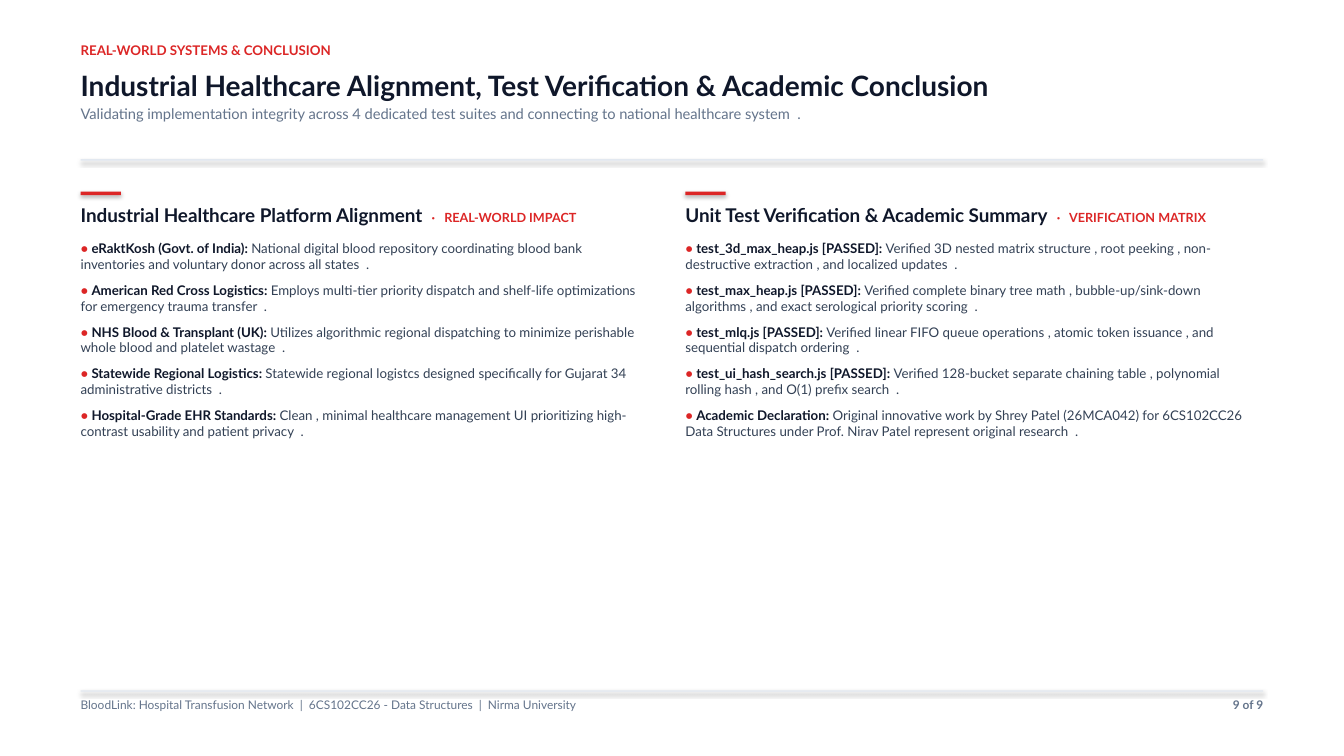
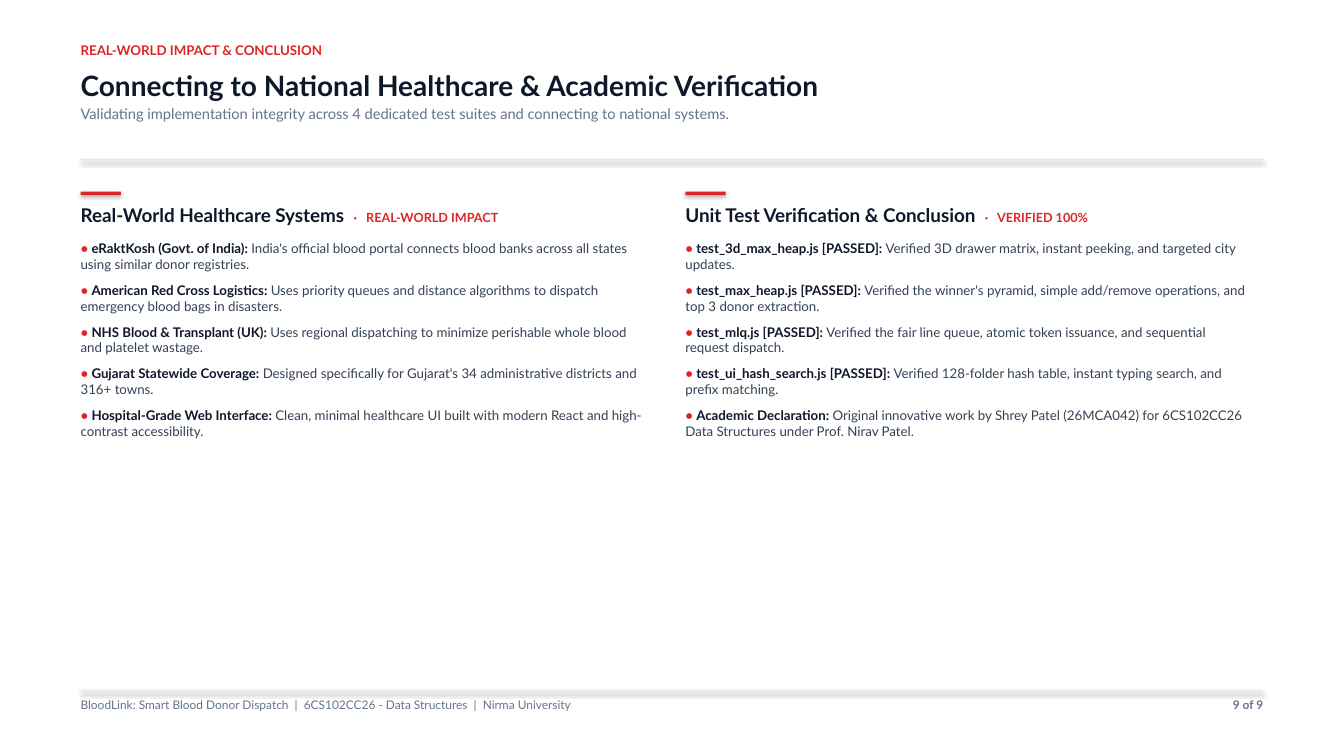
Before and after one commit to Shrey113/DS-Assignment-1, a slide deck: slide 9 of Final_Updated_Presentation.pptx. Drawn at 1344x756 pixels with LibreOffice and Linux fonts; fonts in the diff are those of the drawing. Boxes give left, top, right and bottom in pixels: in the first picture for what was removed or moved away, otherwise in the second. Text is boxed around its words. In the diff, an @@ line names an element or a change of style, - is before the commit and + after.

```diff
--- a/Final_Updated_Presentation.pptx
+++ b/Final_Updated_Presentation.pptx
@@ text at box(81, 45, 322, 55): text changed @@
-REAL-WORLD SYSTEMS & CONCLUSION
+REAL-WORLD IMPACT & CONCLUSION
@@ text at box(81, 75, 818, 122): text changed @@
-Industrial Healthcare Alignment, Test Verification & Academic Conclusion
-Validating implementation integrity across 4 dedicated test suites and connecting to national healthcare system .
+Connecting to National Healthcare & Academic Verification
+Validating implementation integrity across 4 dedicated test suites and connecting to national systems.
@@ text at box(81, 208, 642, 438): text changed @@
-Industrial Healthcare Platform Alignment · REAL-WORLD IMPACT
-• eRaktKosh (Govt. of India): National digital blood repository coordinating blood bank inventories and voluntary donor across all states .
-• American Red Cross Logistics: Employs multi-tier priority dispatch and shelf-life optimizations for emergency trauma transfer .
-• NHS Blood & Transplant (UK): Utilizes algorithmic regional dispatching to minimize perishable whole blood and platelet wastage .
-• Statewide Regional Logistics: Statewide regional logistcs designed specifically for Gujarat 34 administrative districts .
-• Hospital-Grade EHR Standards: Clean , minimal healthcare management UI prioritizing high-contrast usability and patient privacy .
+Real-World Healthcare Systems · REAL-WORLD IMPACT
+• eRaktKosh (Govt. of India): India's official blood portal connects blood banks across all states using similar donor registries.
+• American Red Cross Logistics: Uses priority queues and distance algorithms to dispatch emergency blood bags in disasters.
+• NHS Blood & Transplant (UK): Uses regional dispatching to minimize perishable whole blood and platelet wastage.
+• Gujarat Statewide Coverage: Designed specifically for Gujarat's 34 administrative districts and 316+ towns.
+• Hospital-Grade Web Interface: Clean, minimal healthcare UI built with modern React and high-contrast accessibility.
@@ text at box(685, 208, 1245, 436): text changed @@
-Unit Test Verification & Academic Summary · VERIFICATION MATRIX
-• test_3d_max_heap.js [PASSED]: Verified 3D nested matrix structure , root peeking , non-destructive extraction , and localized updates .
-• test_max_heap.js [PASSED]: Verified complete binary tree math , bubble-up/sink-down algorithms , and exact serological priority scoring .
-• test_mlq.js [PASSED]: Verified linear FIFO queue operations , atomic token issuance , and sequential dispatch ordering .
-• test_ui_hash_search.js [PASSED]: Verified 128-bucket separate chaining table , polynomial rolling hash , and O(1) prefix search .
-• Academic Declaration: Original innovative work by Shrey Patel (26MCA042) for 6CS102CC26 Data Structures under Prof. Nirav Patel represent original research .
+Unit Test Verification & Conclusion · VERIFIED 100%
+• test_3d_max_heap.js [PASSED]: Verified 3D drawer matrix, instant peeking, and targeted city updates.
+• test_max_heap.js [PASSED]: Verified the winner's pyramid, simple add/remove operations, and top 3 donor extraction.
+• test_mlq.js [PASSED]: Verified the fair line queue, atomic token issuance, and sequential request dispatch.
+• test_ui_hash_search.js [PASSED]: Verified 128-folder hash table, instant typing search, and prefix matching.
+• Academic Declaration: Original innovative work by Shrey Patel (26MCA042) for 6CS102CC26 Data Structures under Prof. Nirav Patel.
@@ text at box(81, 700, 571, 711): text changed @@
-BloodLink: Hospital Transfusion Network | 6CS102CC26 - Data Structures | Nirma University
+BloodLink: Smart Blood Donor Dispatch | 6CS102CC26 - Data Structures | Nirma University
```
Also in this commit, not shown: 7 other slides changed, 1 slide added, 1 slide removed, 4 other files.
